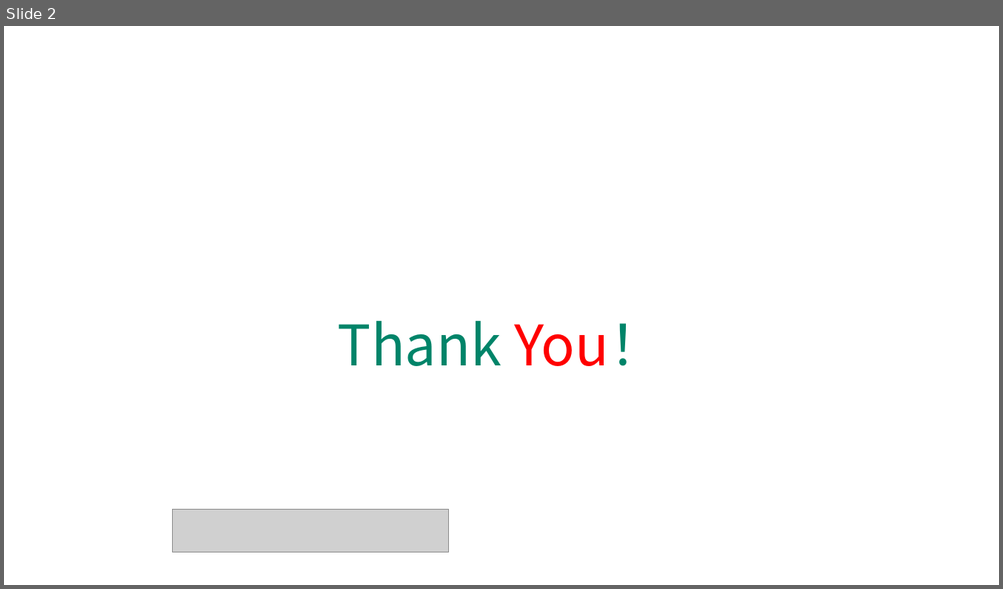
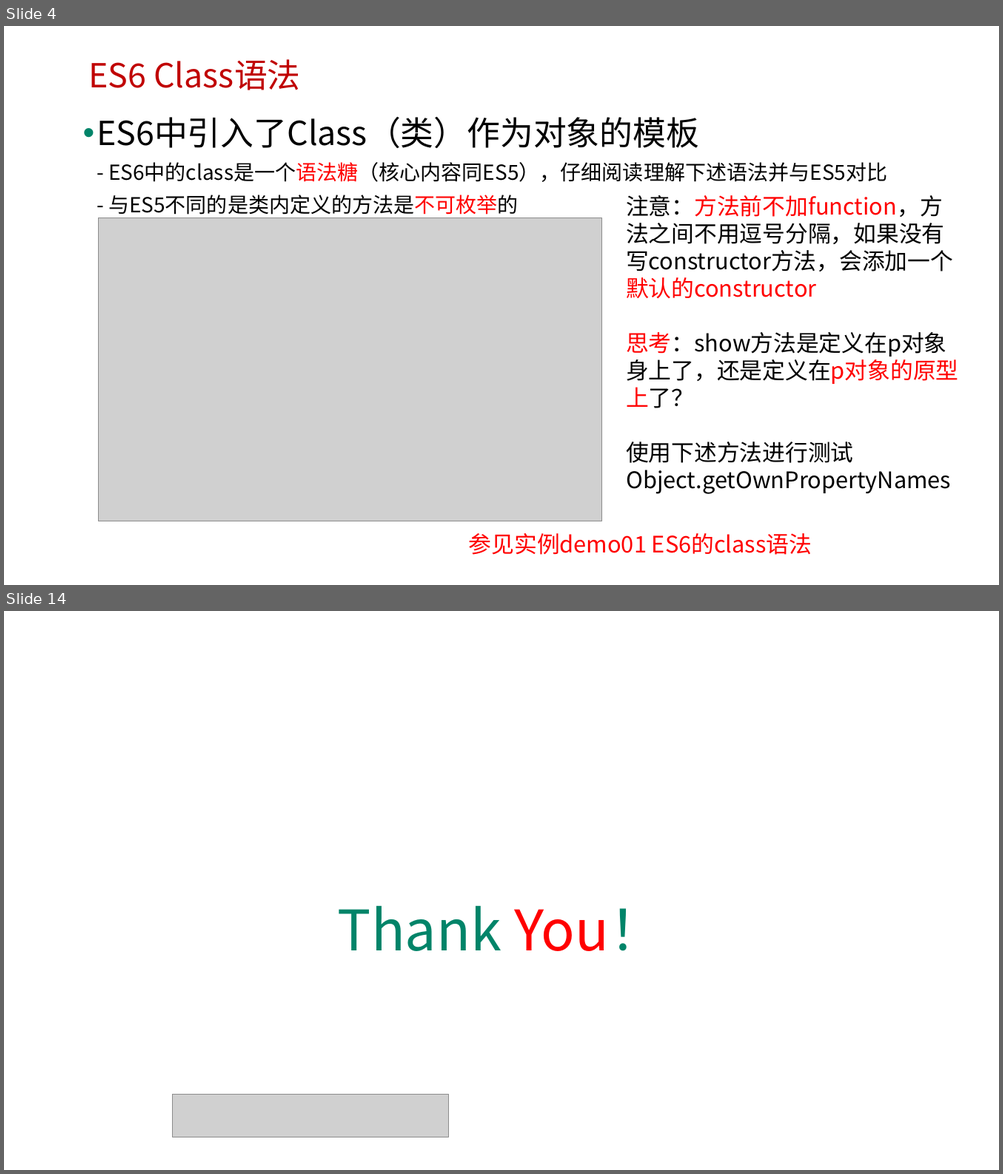
Before and after one commit to edu2act/course-javascript-advanced, a slide deck: 课程PPT/15.ECMAScript 6 三.pptx. Shown one above the other, each under a label of ours: slide 2 before the commit, slides 4 and 14 after it; the slides between them are not shown. The pictures are 1003x589 and 1003x1174 pixels, drawn with LibreOffice and Linux fonts; fonts in the diff are those of the drawing; grey boxes stand for pictures; background and template pictures are left out. Boxes give left, top, right and bottom in pixels: in the first picture for what was removed or moved away, otherwise in the second. Text is boxed around its words. In the diff, an @@ line names an element or a change of style, - is before the commit and + after.

```diff
--- a/课程PPT/15.ECMAScript 6 三.pptx
+++ b/课程PPT/15.ECMAScript 6 三.pptx
@@ slide 4 added at box(4, 26, 999, 585), background picture (left out) @@
@@ text added at box(88, 59, 300, 90), 32 pt, text #C00000 @@
+ES6 Class语法
@@ text added at box(96, 116, 887, 218), 20 pt, text #000000 @@
+• ES6中引入了Class（类）作为对象的模板
+  - ES6中的class是一个语法糖（核心内容同ES5），仔细阅读理解下述语法并与ES5对比
+  - 与ES5不同的是类内定义的方法是不可枚举的
@@ text added at box(626, 195, 958, 494), 22 pt, text #000000 @@
+注意：方法前不加function，方法之间不用逗号分隔，如果没有写constructor方法，会添加一个默认的constructor
+思考：show方法是定义在p对象身上了，还是定义在p对象的原型上了？
+使用下述方法进行测试Object.getOwnPropertyNames
@@ picture added at box(98, 218, 602, 522) @@
@@ text added at box(469, 534, 811, 555), 22 pt, text #FF0000 @@
+参见实例demo01 ES6的class语法
@@ what was slide 2 is now slide 14 @@
```
Also in this commit, not shown: 1 slide changed, 11 other slides added, 1 slide removed, 16 other files.
